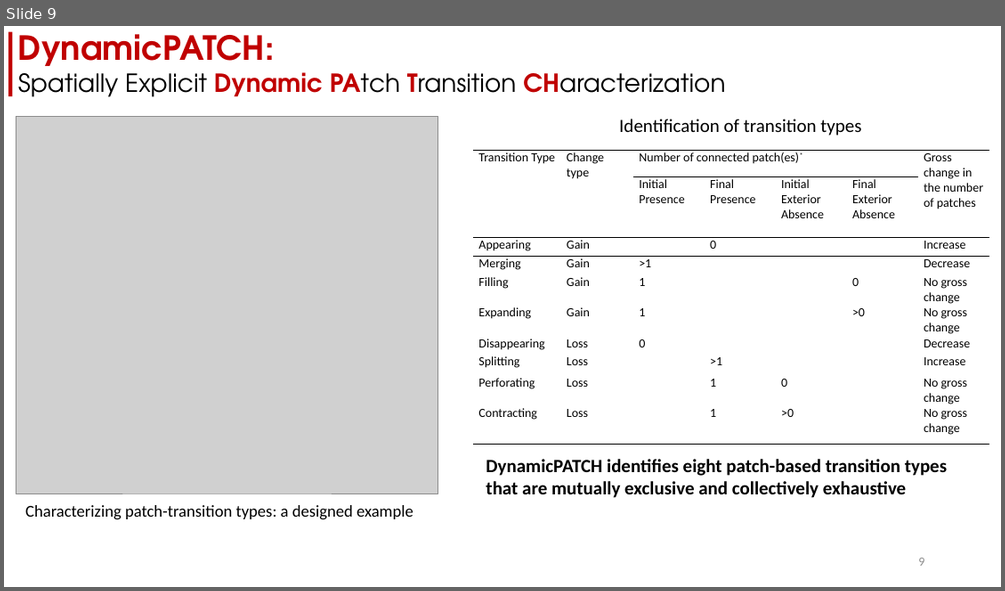
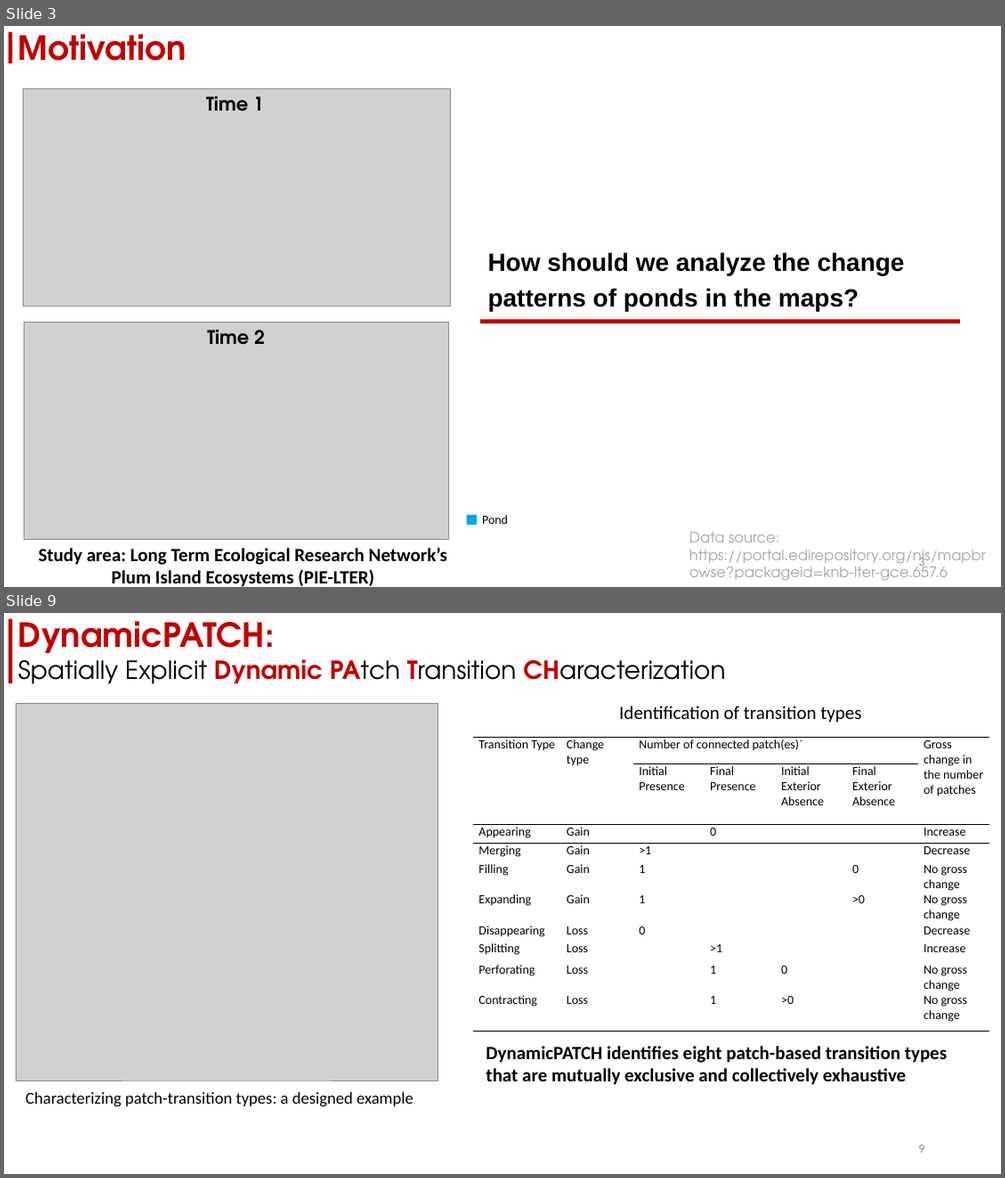
Before and after one commit to zay1996/Workshop_GIStimeseries, a slide deck: assets/slides/workshop_DynamicPATCH.pptx. Shown one above the other, each under a label of ours: slide 9 before the commit, slides 3 and 9 after it; the slides between them are not shown. The pictures are 1005x591 and 1005x1178 pixels, drawn with LibreOffice and Linux fonts; fonts in the diff are those of the drawing; grey boxes stand for pictures. Boxes give left, top, right and bottom in pixels: in the first picture for what was removed or moved away, otherwise in the second. Text is boxed around its words. In the diff, an @@ line names an element or a change of style, - is before the commit and + after.

```diff
--- a/assets/slides/workshop_DynamicPATCH.pptx
+++ b/assets/slides/workshop_DynamicPATCH.pptx
@@ slide 3 added at [4,26,1001,587], background #FFFFFF @@
@@ rectangle added at [8,32,12,63], fill #C00000 @@
@@ text added at [18,34,186,61], 32 pt, text #C00000, bold @@
+Motivation
@@ picture added at [23,89,451,306] @@
@@ text added at [206,96,264,111], 18 pt, text #000000, bold @@
+Time 1
@@ text added at [488,252,905,312], 24 pt, text #000000, bold @@
+How should we analyze the change patterns of ponds in the maps?
@@ rectangle added at [480,319,960,323], fill #C00000 @@
@@ picture added at [24,322,448,540] @@
@@ text added at [207,329,265,345], 18 pt, text #000000, bold @@
+Time 2
@@ rectangle added at [467,515,477,524], fill #00A9E6 @@
@@ text added at [482,515,508,524], 12 pt, text #000000 @@
+Pond
@@ text added at [689,532,986,580], 14 pt, text #A6A6A6 @@
+Data source: https://portal.edirepository.org/nis/mapbrowse?packageid=knb-lter-gce.657.6
@@ text added at [39,548,447,587], 18 pt, text #000000, bold @@
+Study area: Long Term Ecological Research Network’s Plum Island Ecosystems (PIE-LTER)
@@ page number added at [918,555,924,569], 12 pt, text #8C8C8C @@
+3
```
Also in this commit, not shown: 13 slides changed, 2 other slides added, 10 slides removed, 6 other files.
